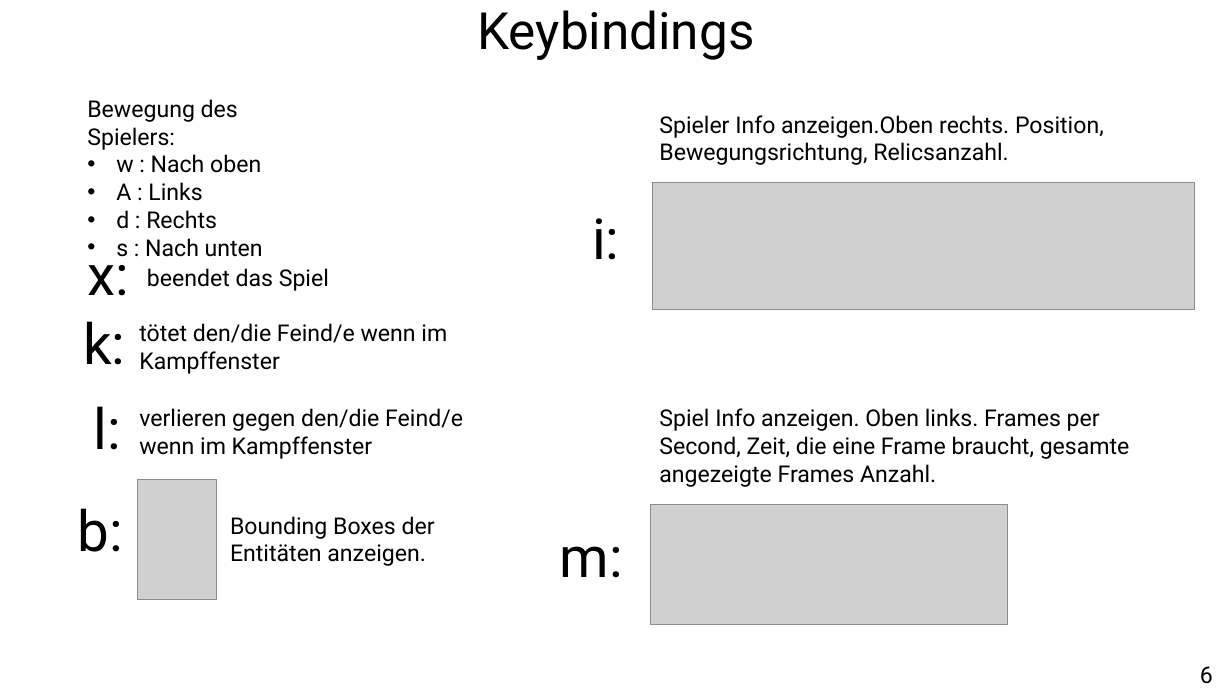
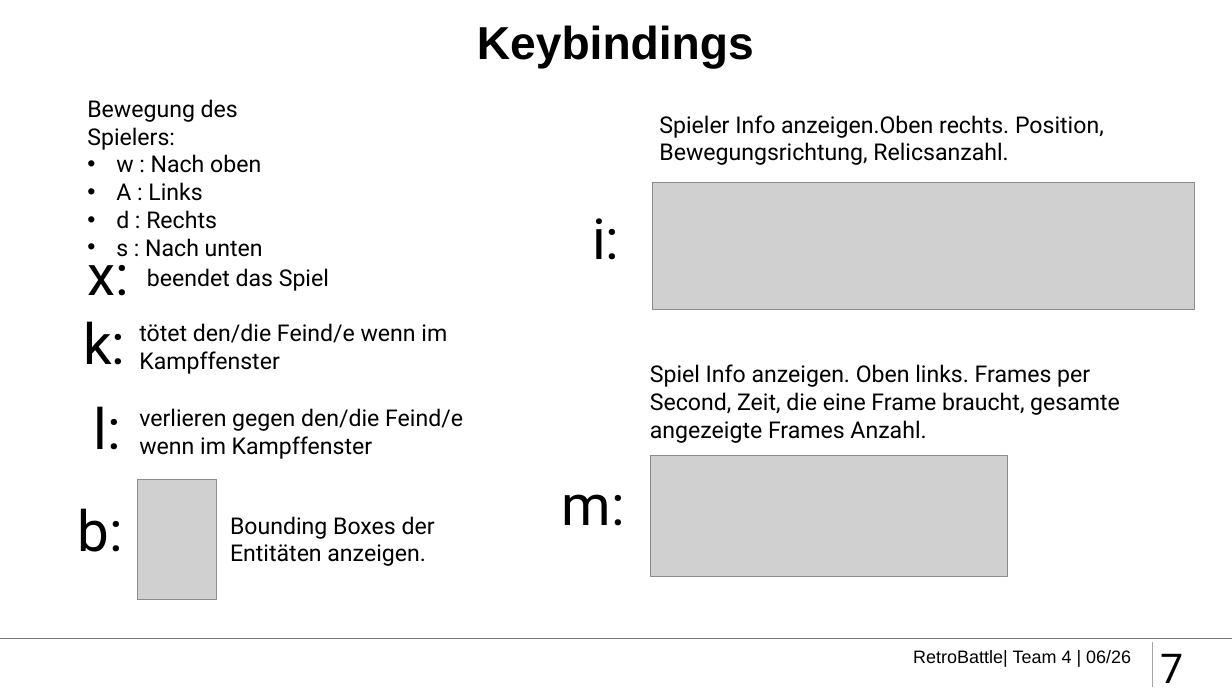
Before and after one commit to retroBattleDevs/retroBattle, a slide deck: slide 7 of etc/presentation/RetroBattle_Presentation.pptx (slide 6 before the commit). Drawn at 1232x693 pixels with LibreOffice and Linux fonts; fonts in the diff are those of the drawing; grey boxes stand for pictures; background and template pictures are left out. Boxes give left, top, right and bottom in pixels: in the first picture for what was removed or moved away, otherwise in the second. Text is boxed around its words. In the diff, an @@ line names an element or a change of style, - is before the commit and + after.

```diff
--- a/etc/presentation/RetroBattle_Presentation.pptx
+++ b/etc/presentation/RetroBattle_Presentation.pptx
@@ title "Keybindings": place and size @@
-title "Keybindings" at (477, 10, 754, 60)
+title "Keybindings" at (477, 25, 754, 69)
@@ title "Keybindings" at (477, 25, 754, 69): size 40 to 36 pt, font Roboto to Arial, bold on; less space between paragraphs @@
@@ text "Spiel Info anzeigen. Oben links. ...": place and size @@
-text "Spiel Info anzeigen. Oben links. ..." at (659, 408, 1130, 487)
+text "Spiel Info anzeigen. Oben links. ..." at (650, 364, 1120, 443)
@@ text "m:": place and size @@
-text "m:" at (560, 546, 623, 578)
+text "m:" at (562, 494, 625, 526)
@@ picture: place and size @@
-picture at (651, 505, 1007, 625)
+picture at (651, 456, 1007, 576)
@@ line added from (0, 639) to (1232, 639), #72777A 1 pt @@
@@ text added at (913, 650, 1131, 667), 14 pt, text #000000 @@
+RetroBattle| Team 4 | 06/26
@@ line added from (1153, 642) to (1153, 688), #A6A6A6 1 pt @@
@@ page number added at (1160, 653, 1183, 683), 32 pt, text #000000 @@
+7
@@ text removed at (1200, 666, 1213, 684) @@
-6
```
Also in this commit, not shown: 9 other slides changed, 6 slides added, 5 slides removed, 5 other files.
